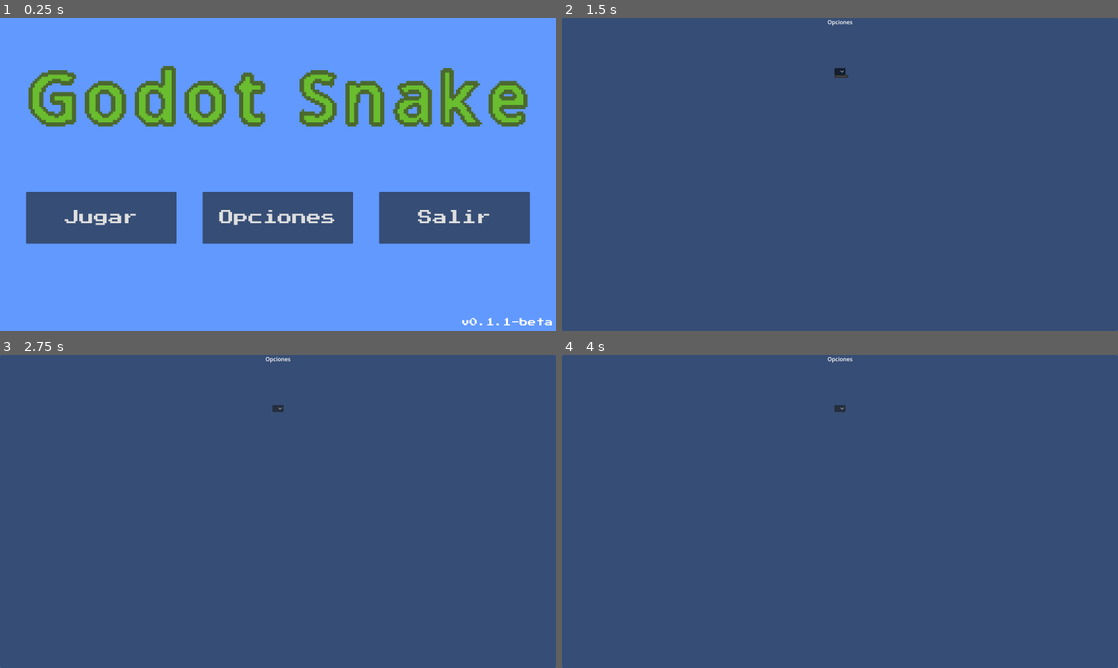
Above: before the commit, frames 1-4 (two rows, left to right).
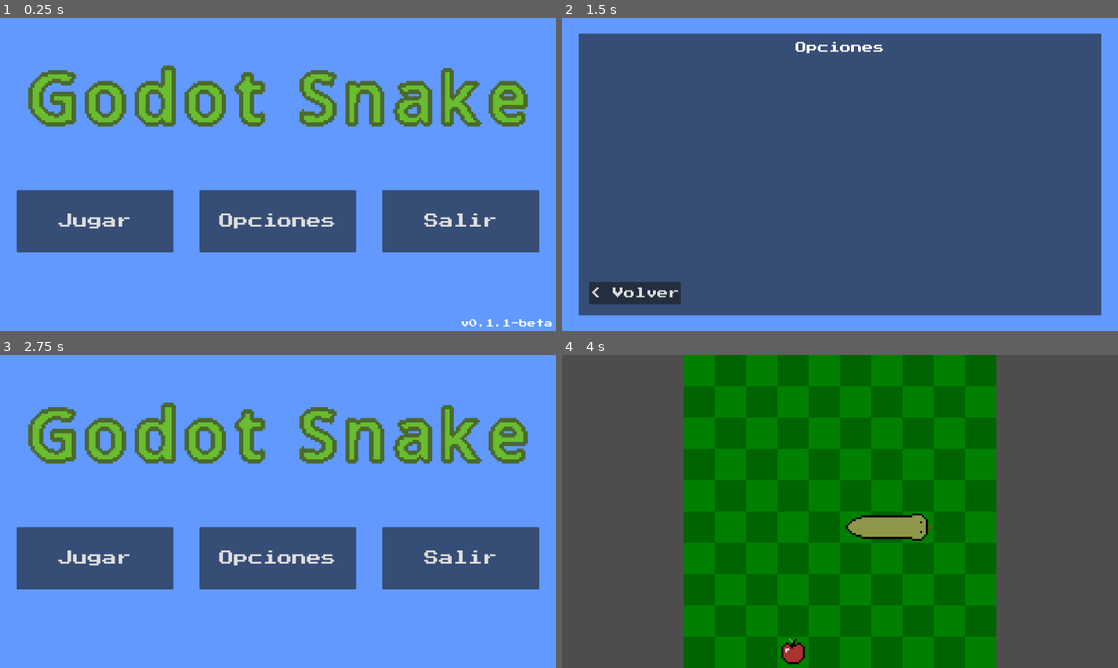
Above: after the commit, the same moments.

Repository: iTzFireFoxX/Godot-Snake
Game: Godot game, scene res://scenes/Main.tscn
The game is run twice, just before and just after one commit, with the same random seed, the same clock (stepped at 60 frames per second) and the same inputs.
Inputs (mouse positions are in pixels of both pictures, inside the frame that each line leads up to):
- Up to frame 1 (0.25 s): no input
- Up to frame 2 (1.5 s): click "Opciones" at 0.5 s; click (840, 71) at 1.27 s
- Up to frame 3 (2.75 s): click (72, 630) at 2 s, where only the run after the commit has a clickable "< Volver"
- Up to frame 4 (4 s): click (656, 558) at 2.75 s, where only the run after the commit has a clickable "Jugar"; click (1045, 630) at 3.5 s, where only the run after the commit has a clickable "Jugar >"

The runs differ from the first frame. In frame 1, 5.7% of the frame differs, in the area x 3-100%, y 15-99%; in frame 2, 17%; in frame 3, 84%; in frame 4, 100%, in the area x 0-100%, y 0-100%.

Commit message:
Base para menu de opciones y config del juego

Diff:
--- a/scenes/Main.tscn
+++ b/scenes/Main.tscn
@@ -1,12 +1,12 @@
-[gd_scene load_steps=4 format=3 uid="uid://c8qi8w4r0wuew"]
+[gd_scene format=3 uid="uid://c8qi8w4r0wuew"]
 
 [ext_resource type="Script" uid="uid://dtl38wk733e0r" path="res://scenes/scripts/main.gd" id="1_0bbpv"]
 [ext_resource type="PackedScene" uid="uid://bietb16ebyvry" path="res://scenes/Game.tscn" id="1_elqb8"]
 [ext_resource type="PackedScene" uid="uid://hpkwrv04k2gf" path="res://scenes/MainMenu.tscn" id="1_rvslj"]
 
-[node name="Main" type="Node"]
+[node name="Main" type="Node" unique_id=367097553]
 script = ExtResource("1_0bbpv")
 
-[node name="MainMenu" parent="." instance=ExtResource("1_rvslj")]
+[node name="MainMenu" parent="." unique_id=1507893766 instance=ExtResource("1_rvslj")]
 
-[node name="Game" parent="." instance=ExtResource("1_elqb8")]
+[node name="Game" parent="." unique_id=377976497 instance=ExtResource("1_elqb8")]
--- a/scenes/MainMenu.tscn
+++ b/scenes/MainMenu.tscn
@@ -36,50 +36,45 @@
 [node name="MainMenuControl" type="Control" parent="MainMenuARContainer" unique_id=1568594531]
 layout_mode = 2
 
-[node name="Title" type="TextureRect" parent="MainMenuARContainer/MainMenuControl" unique_id=680521637]
-layout_mode = 1
-anchors_preset = -1
-anchor_top = 0.1388889
-anchor_right = 1.0
-anchor_bottom = 0.3611111
-offset_top = -0.0040512085
-offset_bottom = -0.004058838
-grow_horizontal = 2
-grow_vertical = 2
+[node name="GameTitleTexture" type="TextureRect" parent="MainMenuARContainer/MainMenuControl" unique_id=680521637]
+layout_mode = 1
+anchors_preset = -1
+anchor_top = 0.1
+anchor_right = 1.0
+anchor_bottom = 0.4
+grow_horizontal = 2
 texture = ExtResource("2_l72w3")
 stretch_mode = 5
-metadata/_edit_use_anchors_ = true
 
 [node name="MainButtons" type="HBoxContainer" parent="MainMenuARContainer/MainMenuControl" unique_id=1343264716]
 layout_mode = 1
 anchors_preset = -1
-anchor_left = 0.046875
-anchor_top = 0.5555556
-anchor_right = 0.953125
-anchor_bottom = 0.7222222
-offset_top = 0.00061035156
-offset_bottom = 0.0006713867
+anchor_left = 0.03
+anchor_top = 0.55000067
+anchor_right = 0.97
+anchor_bottom = 0.7500008
+offset_top = 3.0517578e-05
 grow_horizontal = 2
 grow_vertical = 2
 theme_override_constants/separation = 75
 alignment = 1
 metadata/_edit_use_anchors_ = true
 
-[node name="Play" type="Button" parent="MainMenuARContainer/MainMenuControl/MainButtons" unique_id=761524888]
+[node name="PlayConfigButton" type="Button" parent="MainMenuARContainer/MainMenuControl/MainButtons" unique_id=761524888]
 layout_mode = 2
 size_flags_horizontal = 3
 theme_override_fonts/font = ExtResource("3_2wh52")
 theme_override_font_sizes/font_size = 42
 text = "Jugar"
 
-[node name="Options" type="Button" parent="MainMenuARContainer/MainMenuControl/MainButtons" unique_id=647385535]
+[node name="OptionsButton" type="Button" parent="MainMenuARContainer/MainMenuControl/MainButtons" unique_id=647385535]
 layout_mode = 2
 size_flags_horizontal = 3
 theme_override_fonts/font = ExtResource("3_2wh52")
 theme_override_font_sizes/font_size = 42
 text = "Opciones"
 
-[node name="Exit" type="Button" parent="MainMenuARContainer/MainMenuControl/MainButtons" unique_id=1631482364]
+[node name="ExitButton" type="Button" parent="MainMenuARContainer/MainMenuControl/MainButtons" unique_id=1631482364]
 layout_mode = 2
 size_flags_horizontal = 3
 theme_override_fonts/font = ExtResource("3_2wh52")
@@ -90,59 +85,114 @@
 visible = false
 layout_mode = 2
 
-[node name="PlayButtons" type="VBoxContainer" parent="MainMenuARContainer/PlayMenuControl" unique_id=899837347]
-layout_mode = 0
-offset_right = 40.0
-offset_bottom = 40.0
+[node name="PlayConfigPanel" type="Panel" parent="MainMenuARContainer/PlayMenuControl" unique_id=1370680137]
+layout_mode = 1
+anchors_preset = -1
+anchor_left = 0.03
+anchor_top = 0.05
+anchor_right = 0.97
+anchor_bottom = 0.95
+grow_horizontal = 2
+grow_vertical = 2
+metadata/_edit_use_anchors_ = true
+
+[node name="PlayConfigTitle" type="Label" parent="MainMenuARContainer/PlayMenuControl/PlayConfigPanel" unique_id=251011335]
+layout_mode = 1
+anchors_preset = -1
+anchor_left = 0.5
+anchor_top = 0.03
+anchor_right = 0.5
+anchor_bottom = 0.03
+offset_left = -352.0
+offset_right = 352.0
+offset_bottom = 32.0
+grow_horizontal = 2
+theme_override_fonts/font = ExtResource("3_2wh52")
+theme_override_font_sizes/font_size = 32
+text = "Configuración del juego"
+horizontal_alignment = 1
+
+[node name="BackButton" type="Button" parent="MainMenuARContainer/PlayMenuControl/PlayConfigPanel" unique_id=996872414]
+layout_mode = 1
+anchors_preset = -1
+anchor_left = 0.02
+anchor_top = 0.96
+anchor_right = 0.02
+anchor_bottom = 0.96
+offset_top = -64.0
+offset_right = 264.0
+grow_vertical = 0
+theme_override_fonts/font = ExtResource("3_2wh52")
+theme_override_font_sizes/font_size = 32
+text = "< Volver"
+
+[node name="PlayButton" type="Button" parent="MainMenuARContainer/PlayMenuControl/PlayConfigPanel" unique_id=647984481]
+layout_mode = 1
+anchors_preset = -1
+anchor_left = 0.98
+anchor_top = 0.96
+anchor_right = 0.98
+anchor_bottom = 0.96
+offset_left = -264.0
+offset_top = -64.0
+grow_horizontal = 0
+grow_vertical = 0
+theme_override_fonts/font = ExtResource("3_2wh52")
+theme_override_font_sizes/font_size = 32
+text = "Jugar >"
 
 [node name="OptionsMenuControl" type="Control" parent="MainMenuARContainer" unique_id=355930823]
 visible = false
 layout_mode = 2
 
-[node name="Panel" type="Panel" parent="MainMenuARContainer/OptionsMenuControl" unique_id=792112076]
-layout_mode = 1
-anchors_preset = 15
-anchor_right = 1.0
-anchor_bottom = 1.0
-grow_horizontal = 2
-grow_vertical = 2
-
-[node name="OptionsTitle" type="Label" parent="MainMenuARContainer/OptionsMenuControl" unique_id=326576950]
-layout_mode = 1
-anchors_preset = 5
+[node name="OptionsPanel" type="Panel" parent="MainMenuARContainer/OptionsMenuControl" unique_id=792112076]
+layout_mode = 1
+anchors_preset = -1
+anchor_left = 0.03
+anchor_top = 0.05
+anchor_right = 0.97
+anchor_bottom = 0.95
+grow_horizontal = 2
+grow_vertical = 2
+metadata/_edit_use_anchors_ = true
+
+[node name="OptionsTitle" type="Label" parent="MainMenuARContainer/OptionsMenuControl/OptionsPanel" unique_id=326576950]
+layout_mode = 1
+anchors_preset = -1
 anchor_left = 0.5
+anchor_top = 0.03
 anchor_right = 0.5
-offset_left = -36.0
-offset_right = 36.0
-offset_bottom = 23.0
-grow_horizontal = 2
+anchor_bottom = 0.03
+offset_left = -128.0
+offset_right = 128.0
+offset_bottom = 32.0
+grow_horizontal = 2
+theme_override_fonts/font = ExtResource("3_2wh52")
+theme_override_font_sizes/font_size = 32
 text = "Opciones"
 horizontal_alignment = 1
 
-[node name="OptionsButtons" type="VBoxContainer" parent="MainMenuARContainer/OptionsMenuControl" unique_id=896569899]
-layout_mode = 1
-anchors_preset = 8
-anchor_left = 0.5
-anchor_top = 0.5
-anchor_right = 0.5
-anchor_bottom = 0.5
-offset_left = -16.0
-offset_top = -306.0
-offset_right = 16.0
-offset_bottom = 10.0
-grow_horizontal = 2
-grow_vertical = 2
-
-[node name="ResButton" type="OptionButton" parent="MainMenuARContainer/OptionsMenuControl/OptionsButtons" unique_id=2038672434]
-layout_mode = 2
+[node name="BackButton" type="Button" parent="MainMenuARContainer/OptionsMenuControl/OptionsPanel" unique_id=496377502]
+layout_mode = 1
+anchors_preset = -1
+anchor_left = 0.02
+anchor_top = 0.96
+anchor_right = 0.02
+anchor_bottom = 0.96
+offset_top = -64.0
+offset_right = 264.0
+grow_vertical = 0
+theme_override_fonts/font = ExtResource("3_2wh52")
+theme_override_font_sizes/font_size = 32
+text = "< Volver"
 
 [node name="Version" type="Label" parent="." unique_id=1176643071]
 layout_mode = 1
 anchors_preset = -1
-anchor_left = 0.99375
-anchor_top = 0.95444447
-anchor_right = 0.994375
-anchor_bottom = 0.99
+anchor_left = 0.993125
+anchor_top = 0.9622222
+anchor_right = 0.99375
+anchor_bottom = 0.98888886
 grow_horizontal = 0
 grow_vertical = 0
 theme_override_fonts/font = ExtResource("3_2wh52")
@@ -151,6 +201,9 @@
 vertical_alignment = 1
 metadata/_edit_use_anchors_ = true
 
-[connection signal="pressed" from="MainMenuARContainer/MainMenuControl/MainButtons/Play" to="." method="_on_play_pressed"]
-[connection signal="pressed" from="MainMenuARContainer/MainMenuControl/MainButtons/Options" to="." method="_on_options_pressed"]
-[connection signal="pressed" from="MainMenuARContainer/MainMenuControl/MainButtons/Exit" to="." method="_on_exit_pressed"]
+[connection signal="pressed" from="MainMenuARContainer/MainMenuControl/MainButtons/PlayConfigButton" to="." method="_on_play_config_pressed"]
+[connection signal="pressed" from="MainMenuARContainer/MainMenuControl/MainButtons/OptionsButton" to="." method="_on_options_pressed"]
+[connection signal="pressed" from="MainMenuARContainer/MainMenuControl/MainButtons/ExitButton" to="." method="_on_exit_pressed"]
+[connection signal="pressed" from="MainMenuARContainer/PlayMenuControl/PlayConfigPanel/BackButton" to="." method="_on_back_button_pressed"]
+[connection signal="pressed" from="MainMenuARContainer/PlayMenuControl/PlayConfigPanel/PlayButton" to="." method="_on_play_button_pressed"]
+[connection signal="pressed" from="MainMenuARContainer/OptionsMenuControl/OptionsPanel/BackButton" to="." method="_on_back_button_pressed"]
--- a/scenes/scripts/main_menu.gd
+++ b/scenes/scripts/main_menu.gd
@@ -9,17 +9,28 @@
 func _ready():
 	version.text = "v" + str(ProjectSettings.get("application/config/version")) # Obtener la versión actual del proyecto
 
-func _on_play_pressed() -> void: # Reworkear menu de jugar
-	self.visible = false
-	get_tree().change_scene_to_file("res://scenes/Game.tscn")
+func _on_play_config_pressed() -> void: # Menu de jugar
+	main_menu_control.visible = false
+	version.visible = false
+	play_menu_control.visible = true
 
 
-func _on_options_pressed() -> void:
+func _on_options_pressed() -> void: # Menu de opciones
 	main_menu_control.visible = false
 	version.visible = false
-
 	options_menu_control.visible = true
 
 
 func _on_exit_pressed() -> void: # Salir
 	get_tree().quit()
+
+
+func _on_back_button_pressed() -> void: # Boton de volver
+	options_menu_control.visible = false
+	play_menu_control.visible = false
+	main_menu_control.visible = true
+
+
+func _on_play_button_pressed() -> void: # Boton de jugar
+	self.visible = false
+	get_tree().change_scene_to_file("res://scenes/Game.tscn")
